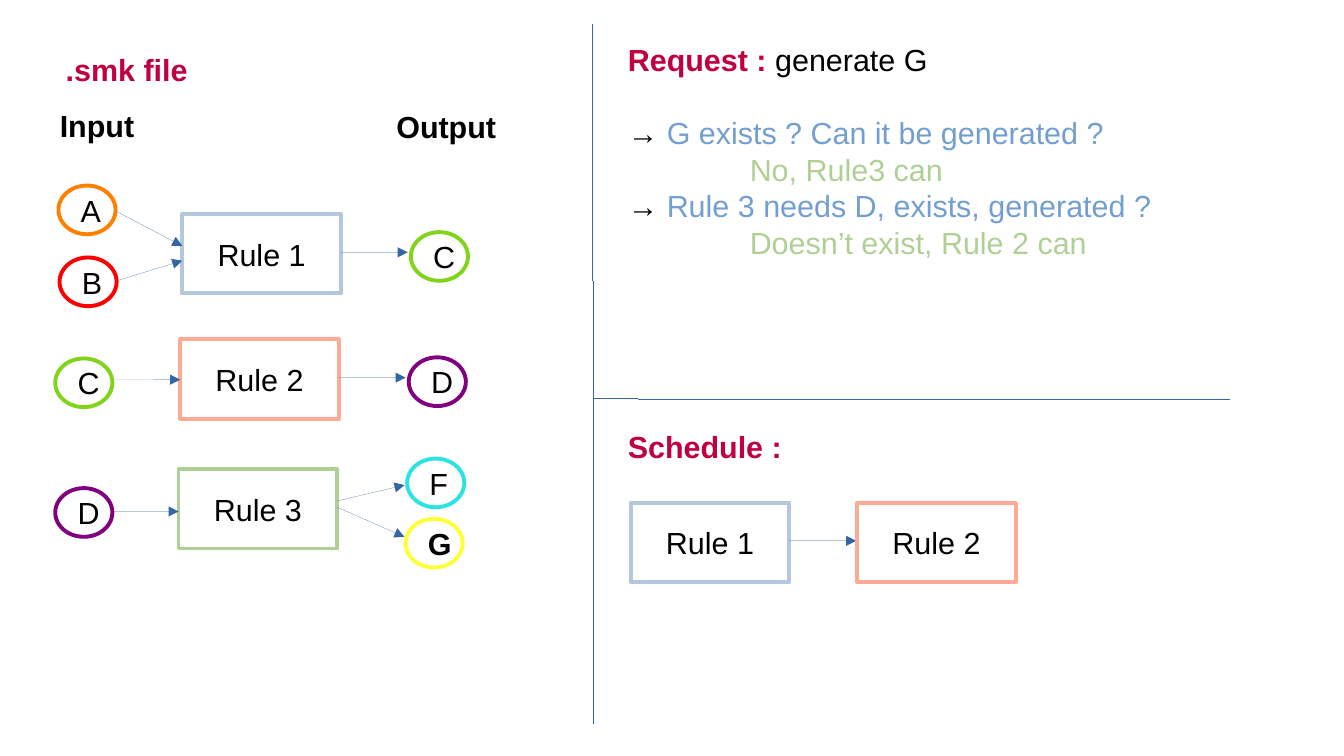
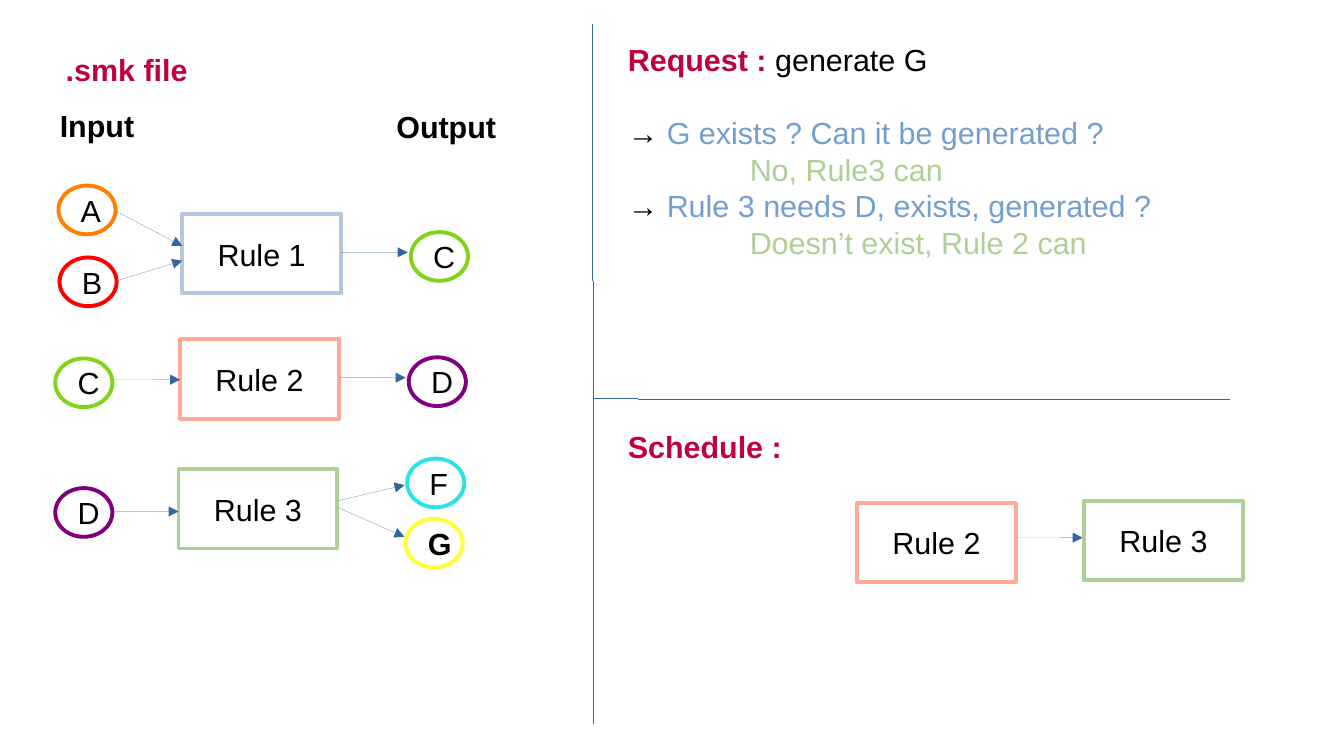
Before and after one commit to Sebastien-Raguideau/Ebame, a slide deck: slide 14 of Figures/ebame_figs.odp. Drawn at 1344x756 pixels with LibreOffice and Linux fonts; fonts in the diff are those of the drawing. Boxes give left, top, right and bottom in pixels: in the first picture for what was removed or moved away, otherwise in the second. Text is boxed around its words. In the diff, an @@ line names an element or a change of style, - is before the commit and + after.

```diff
--- a/Figures/ebame_figs.odp
+++ b/Figures/ebame_figs.odp
@@ rectangle removed at (631,502,789,582) @@
-Rule 1
@@ rectangle added at (1084,501,1243,581), outline #AFD095 2.3 pt, 18 pt, text #000000 @@
+Rule 3
@@ arrow moved from (790, 542) - (856, 542) to (1016, 538) - (1083, 538) @@
```
Also in this commit, not shown: 1 other slide changed.
